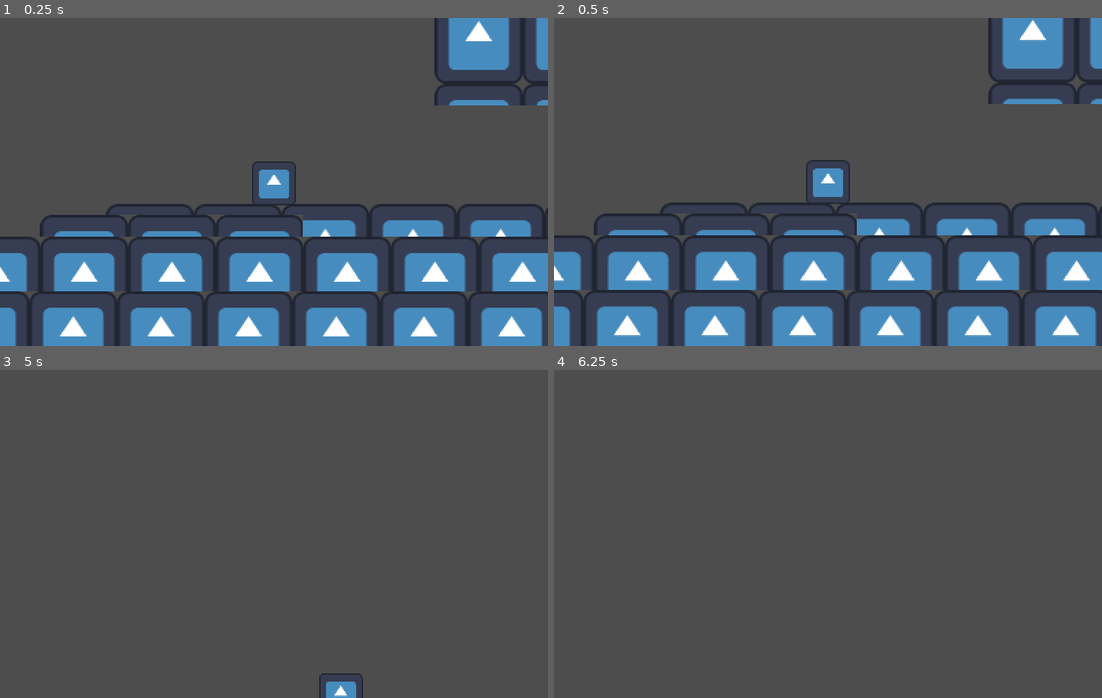
Above: before the commit, frames 1-4 (two rows, left to right).
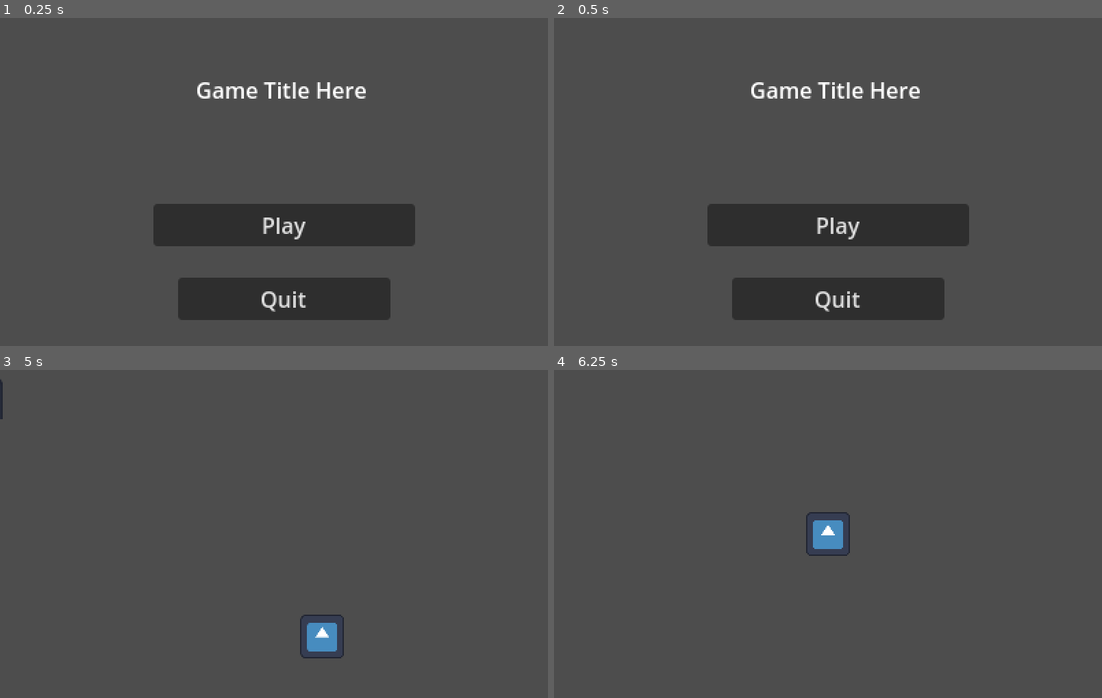
Above: after the commit, the same moments.

Repository: WondaMegapon/ACMJAM-S2024
Game: Godot game, scene res://Scenes/MainMenue.tscn
Two runs of this game, one before a commit and one after it. Both use one fixed random seed, a clock stepped at 60 frames per second and the inputs below. Before the commit the project starts from res://Scenes/main.tscn. The engine's default icon, where the game draws it, is replaced by a stand-in: a white triangle on a blue panel in a dark square.
Inputs (mouse positions are in pixels of both pictures, inside the frame that each line leads up to):
- Up to frame 1 (0.25 s): no input
- Up to frame 2 (0.5 s): no input
- Up to frame 3 (5 s): click (284, 576) at 0.5 s, where only the run after the commit has a clickable "Play"; hold D (player_right) 1.28-2.78 s; tap Shift (player_dash) every 0.75 s from 1.35 to 4.35 s; tap Space (player_jump) at 1.52, 2.27, 3.77, 4.52 s; hold A (player_left) 2.78-3.53 s; hold D (player_right) from 3.53 s (still down); tap Escape (player_pause, bound only after the commit) at 4.9 s
- Up to frame 4 (6.25 s): release D (player_right) at 5.03 s; hold A (player_left) 5.03-5.78 s; tap Shift (player_dash) at 5.1, 5.85 s; tap Space (player_jump) at 5.27 s; hold D (player_right) from 5.78 s (still down)

The runs differ from the first frame. In frame 1, 33% of the frame differs, in the area x 0-100%, y 0-100%; in frame 2, 34%; in frame 3, 1.0%; in frame 4, 0.6%.

Commit message:
Main menue and pausing
made a main menue and ability to pause

Diff:
--- /dev/null
+++ b/Scenes/MainMenue.tscn
@@ -0,0 +1,38 @@
+[gd_scene load_steps=3 format=3 uid="uid://bbuicd4b7sbqo"]
+
+[ext_resource type="Script" path="res://Scripts/Menues/MainMenue.gd" id="1_h5x51"]
+
+[sub_resource type="GDScript" id="GDScript_i2sdk"]
+script/source = "extends Button
+
+"
+
+[node name="MainMenue" type="Node2D"]
+script = ExtResource("1_h5x51")
+
+[node name="Play" type="Button" parent="."]
+offset_left = 112.0
+offset_top = 136.0
+offset_right = 303.0
+offset_bottom = 167.0
+text = "Play"
+script = SubResource("GDScript_i2sdk")
+
+[node name="Quit" type="Button" parent="Play"]
+layout_mode = 0
+offset_left = 18.0
+offset_top = 54.0
+offset_right = 173.0
+offset_bottom = 85.0
+text = "	Quit"
+
+[node name="Label" type="Label" parent="."]
+offset_left = 102.0
+offset_top = 41.0
+offset_right = 310.0
+offset_bottom = 77.0
+text = "Game Title Here"
+horizontal_alignment = 1
+
+[connection signal="pressed" from="Play" to="." method="_on_play_pressed"]
+[connection signal="pressed" from="Play/Quit" to="." method="_on_quit_pressed"]
--- a/Scenes/main.tscn
+++ b/Scenes/main.tscn
@@ -268,6 +268,7 @@
 sources/2 = SubResource("TileSetAtlasSource_l20io")
 
 [node name="Node2D" type="Node2D"]
+process_mode = 1
 position = Vector2(187, 133)
 script = ExtResource("1_7d2q8")
 
--- /dev/null
+++ b/Scenes/paused.tscn
@@ -0,0 +1,29 @@
+[gd_scene load_steps=2 format=3 uid="uid://cpgf8kymmvnjj"]
+
+[sub_resource type="GDScript" id="GDScript_lbjgh"]
+script/source = "extends Node2D
+
+
+func _on_resume_pressed():
+	get_tree().paused = false
+	get_tree().change_scene_to_file(\"res://Scenes/main.tscn\")
+"
+
+[node name="Paused" type="Node2D"]
+script = SubResource("GDScript_lbjgh")
+
+[node name="Label" type="Label" parent="."]
+offset_left = 161.0
+offset_top = 63.0
+offset_right = 218.0
+offset_bottom = 86.0
+text = "Paused"
+
+[node name="Resume" type="Button" parent="."]
+offset_left = 161.0
+offset_top = 114.0
+offset_right = 228.0
+offset_bottom = 145.0
+text = "resume"
+
+[connection signal="pressed" from="Resume" to="." method="_on_resume_pressed"]
--- a/Scripts/Characters/Player.gd
+++ b/Scripts/Characters/Player.gd
@@ -9,8 +9,12 @@
 var gravity = ProjectSettings.get_setting("physics/2d/default_gravity")
 var dashCooldown = 0 # The cooldown of the dash.
 var iframes = 0 #
+var gamePaused = false
 
 func _physics_process(delta):
+	#Haha what if we had a pause menu?
+	if(gamePaused): return
+
 	# Add the gravity.
 	if not is_on_floor():
 		velocity.y += gravity * delta * (1 if Input.is_action_pressed("player_jump") else 2 )
@@ -34,5 +38,11 @@
 	# Decreasing the cooldown.
 	if(dashCooldown >= 0): dashCooldown -= delta
 
+
 	# Moving~
 	move_and_slide()
+
+func _process(delta):
+
+	if(Input.is_action_just_pressed("player_pause")):
+		gamePaused = not gamePaused
--- /dev/null
+++ b/Scripts/Menues/MainMenue.gd
@@ -0,0 +1,10 @@
+extends Node2D
+
+
+
+func _on_quit_pressed():
+	get_tree().quit()
+
+
+func _on_play_pressed():
+	get_tree().change_scene_to_file("res://Scenes/main.tscn")
--- a/project.godot
+++ b/project.godot
@@ -11,7 +11,7 @@
 [application]
 
 config/name="ACMJAM-S2024"
-run/main_scene="res://Scenes/main.tscn"
+run/main_scene="res://Scenes/MainMenue.tscn"
 config/features=PackedStringArray("4.2", "Forward Plus")
 config/icon="res://icon.svg"
 
@@ -76,3 +76,13 @@
 , Object(InputEventKey,"resource_local_to_scene":false,"resource_name":"","device":-1,"window_id":0,"alt_pressed":false,"shift_pressed":false,"ctrl_pressed":false,"meta_pressed":false,"pressed":false,"keycode":0,"physical_keycode":4194325,"key_label":0,"unicode":0,"echo":false,"script":null)
 ]
 }
+player_pause={
+"deadzone": 0.5,
+"events": [Object(InputEventKey,"resource_local_to_scene":false,"resource_name":"","device":-1,"window_id":0,"alt_pressed":false,"shift_pressed":false,"ctrl_pressed":false,"meta_pressed":false,"pressed":false,"keycode":0,"physical_keycode":4194305,"key_label":0,"unicode":0,"echo":false,"script":null)
+]
+}
+player_unpause={
+"deadzone": 0.5,
+"events": [Object(InputEventKey,"resource_local_to_scene":false,"resource_name":"","device":-1,"window_id":0,"alt_pressed":false,"shift_pressed":false,"ctrl_pressed":false,"meta_pressed":false,"pressed":false,"keycode":0,"physical_keycode":4194309,"key_label":0,"unicode":0,"echo":false,"script":null)
+]
+}
